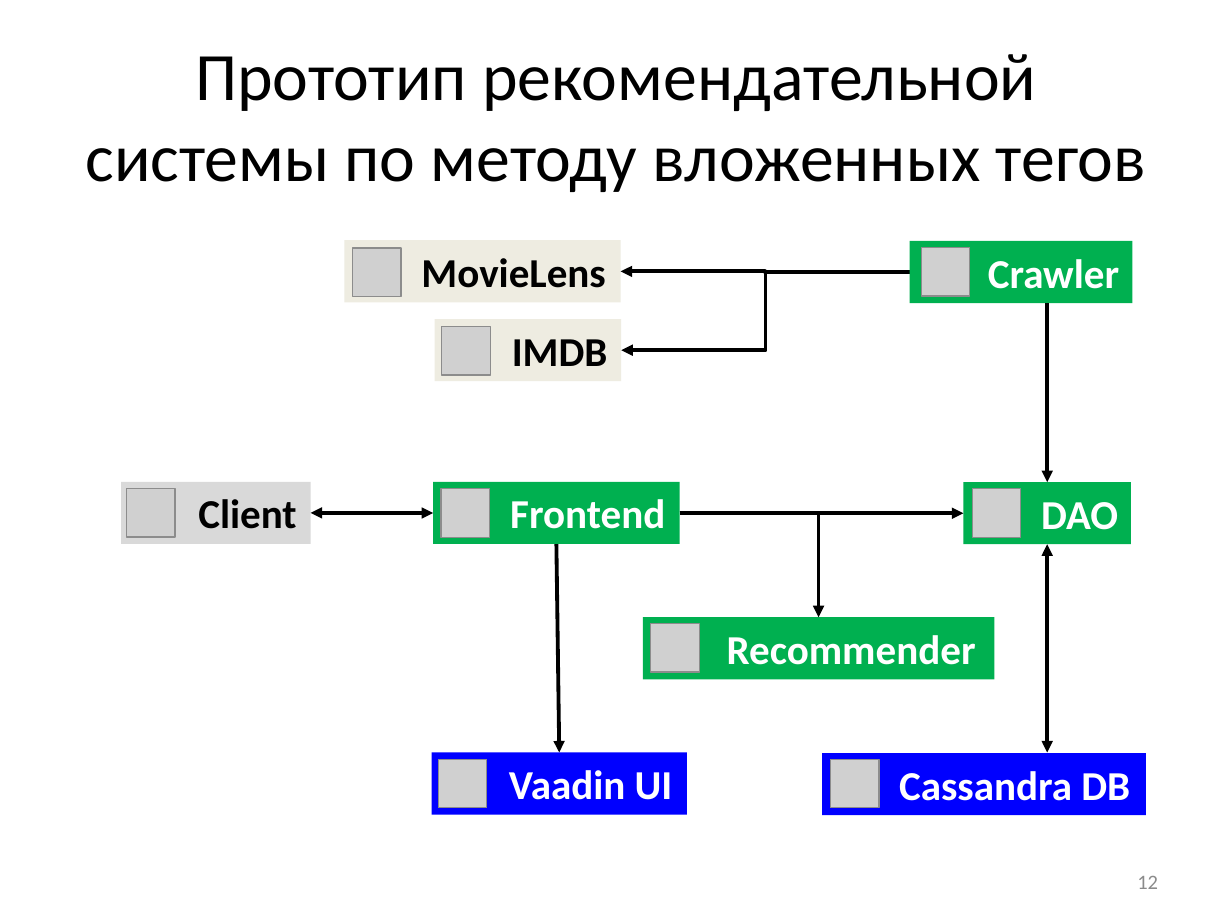
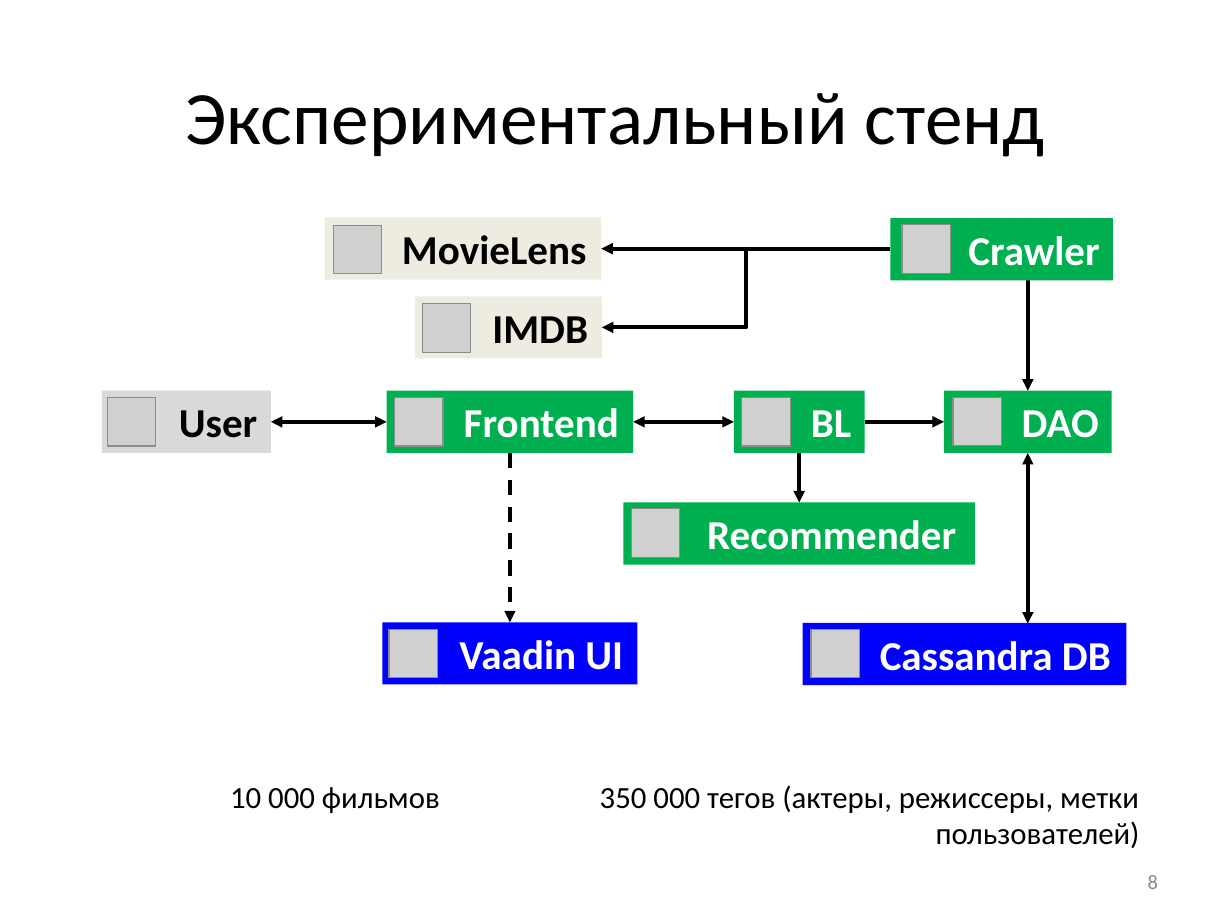
Before and after one commit to Otann/diploma, a slide deck: slide 8 of slides.pptx (slide 12 before the commit). Drawn at 1232x924 pixels with LibreOffice and Linux fonts; fonts in the diff are those of the drawing; grey boxes stand for pictures. Boxes give left, top, right and bottom in pixels: in the first picture for what was removed or moved away, otherwise in the second. Text is boxed around its words. In the diff, an @@ line names an element or a change of style, - is before the commit and + after.

```diff
--- a/slides.pptx
+++ b/slides.pptx
@@ title at box(186, 93, 1045, 157): text changed; size 39.6 to 44 pt @@
-Прототип рекомендательной системы по методу вложенных тегов
+Экспериментальный стенд
@@ 2 rectangles, 1 picture, 1 elbow arrow: place and size @@
-2 rectangles, 1 picture, 1 elbow arrow at box(345, 240, 909, 381)
+2 rectangles, 1 picture, 1 elbow arrow at box(325, 218, 891, 359)
@@ 2 pictures, 1 rectangle, 1 elbow arrow: place and size @@
-2 pictures, 1 rectangle, 1 elbow arrow at box(352, 241, 1132, 350)
+2 pictures, 1 rectangle, 1 elbow arrow at box(334, 218, 1114, 328)
@@ arrow moved from (1047, 482) - (1047, 303) to (1027, 391) - (1027, 269) @@
@@ rectangle "User": place and size @@
-rectangle "User" at box(121, 482, 310, 543)
+rectangle "User" at box(102, 391, 271, 452)
@@ picture added at box(107, 398, 155, 446) @@
@@ text in rectangle at box(179, 410, 257, 438): text changed @@
-Client
+User
@@ rectangle "Frontend": place and size @@
-rectangle "Frontend" at box(434, 482, 680, 543)
+rectangle "Frontend" at box(387, 391, 633, 452)
@@ picture added at box(394, 398, 442, 446) @@
@@ rectangle added at box(734, 391, 865, 452), fill #00B050, 24 pt, text #FFFFFF, bold @@
+BL
@@ picture: place and size @@
-picture at box(441, 489, 489, 537)
+picture at box(742, 398, 790, 446)
@@ rectangle "DAO": place and size @@
-rectangle "DAO" at box(963, 482, 1131, 543)
+rectangle "DAO" at box(944, 391, 1111, 452)
@@ picture: place and size @@
-picture at box(972, 489, 1020, 537)
+picture at box(954, 398, 1002, 446)
@@ double arrow added from (271, 421) to (387, 421), #000000 2.25 pt @@
@@ double arrow added from (633, 421) to (734, 421), #000000 2.25 pt @@
@@ arrow added from (865, 421) to (944, 421), #000000 2.25 pt @@
@@ arrow moved from (557, 545) - (559, 753) to (510, 453) - (510, 622) @@
@@ arrow (510, 453) - (510, 622): stroke #000000 2.25 pt to #000000 2.25 pt dashed @@
@@ arrow added from (800, 453) to (800, 503), #000000 2.25 pt @@
@@ double arrow moved from (1047, 545) - (1047, 753) to (1027, 453) - (1027, 623) @@
@@ picture removed at box(127, 489, 175, 537) @@
@@ rectangle "Recommender": place and size @@
-rectangle "Recommender" at box(643, 617, 994, 679)
+rectangle "Recommender" at box(623, 503, 975, 564)
@@ picture: place and size @@
-picture at box(650, 623, 699, 671)
+picture at box(631, 509, 679, 557)
@@ elbow double arrow removed from (310, 513) to (434, 513) @@
@@ elbow arrow removed from (680, 513) to (963, 514) @@
@@ elbow arrow removed from (680, 513) to (818, 617) @@
@@ rectangle "Vaadin UI": place and size @@
-rectangle "Vaadin UI" at box(431, 753, 686, 814)
+rectangle "Vaadin UI" at box(382, 622, 637, 684)
@@ rectangle "Cassandra DB": place and size @@
-rectangle "Cassandra DB" at box(822, 753, 1146, 814)
+rectangle "Cassandra DB" at box(802, 623, 1126, 685)
@@ picture: place and size @@
-picture at box(439, 759, 487, 807)
+picture at box(389, 630, 437, 678)
@@ picture: place and size @@
-picture at box(830, 759, 878, 807)
+picture at box(811, 630, 859, 678)
@@ text added at box(230, 785, 1139, 813), 18 pt, text #000000 @@
+10 000 фильмов 350 000 тегов (актеры, режиссеры, метки пользователей)
@@ page number at box(1148, 875, 1158, 889): text changed @@
-12
+8
```
Also in this commit, not shown: 8 other slides changed, 6 slides added, 6 slides removed, 4 other files.
